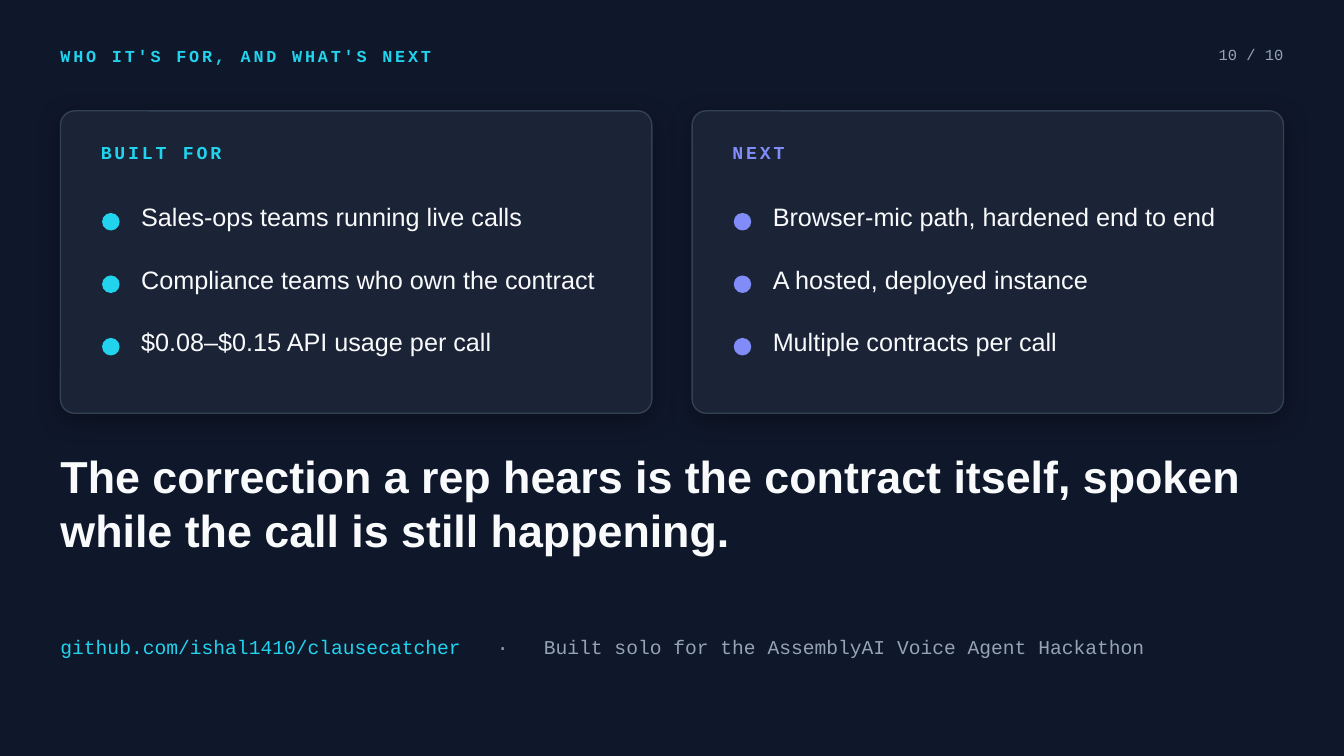
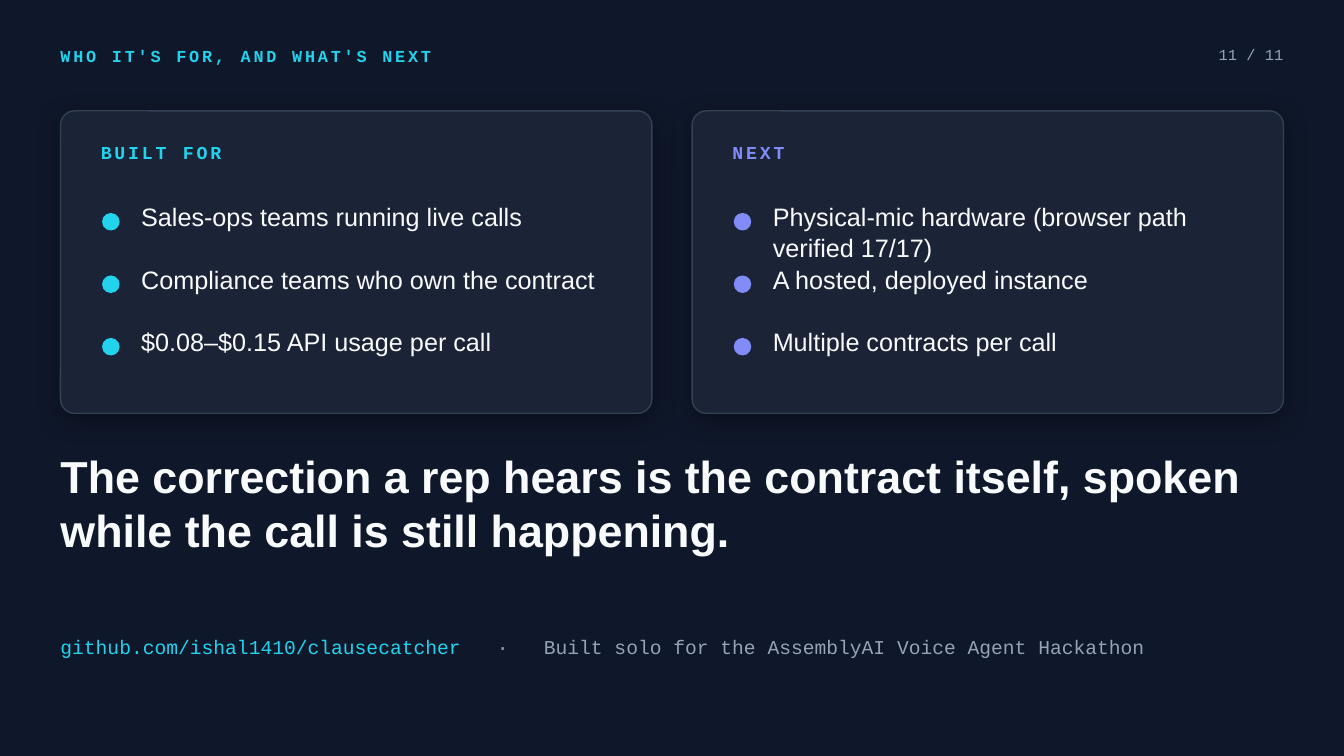
Before and after one commit to ishal1410/clausecatcher, a slide deck: slide 11 of docs/submission/ClauseCatcher.pptx (slide 10 before the commit). Drawn at 1344x756 pixels with LibreOffice and Linux fonts; fonts in the diff are those of the drawing. Boxes give left, top, right and bottom in pixels: in the first picture for what was removed or moved away, otherwise in the second. Text is boxed around its words. In the diff, an @@ line names an element or a change of style, - is before the commit and + after.

```diff
--- a/docs/submission/ClauseCatcher.pptx
+++ b/docs/submission/ClauseCatcher.pptx
@@ text at (x1=1219, y1=50, x2=1284, y2=60): text changed @@
-10 / 10
+11 / 11
@@ text at (x1=773, y1=207, x2=1187, y2=262): text changed @@
-Browser-mic path, hardened end to end
+Physical-mic hardware (browser path verified 17/17)
```
Also in this commit, not shown: 8 other slides changed, 1 slide added, 16 other files.
